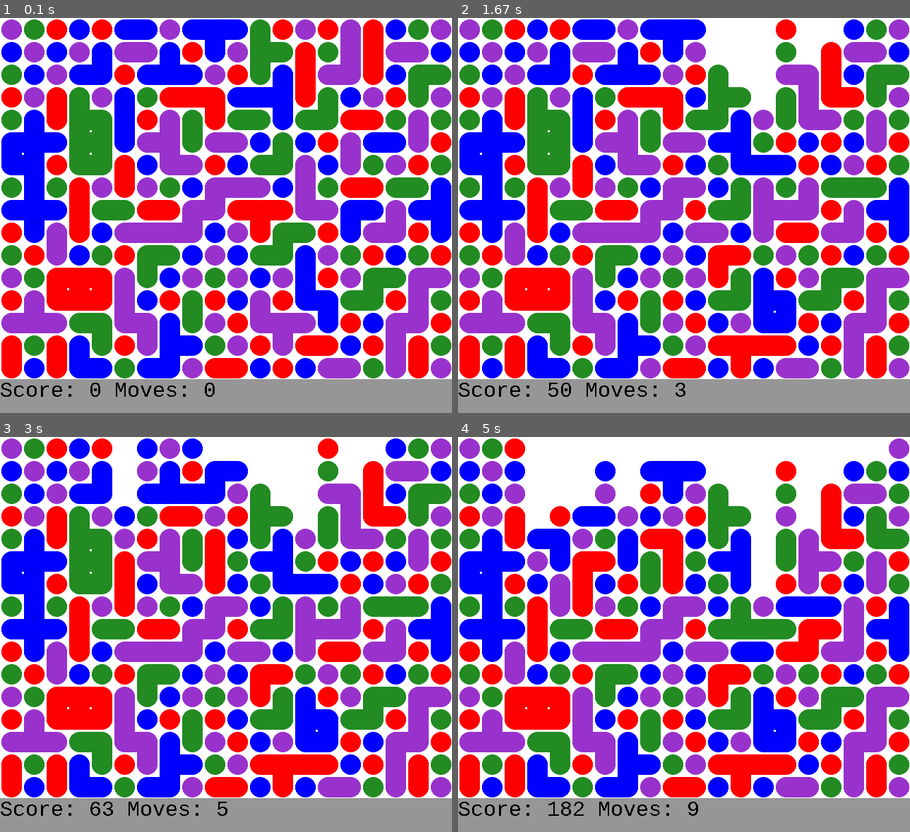
Above: before the commit, frames 1-4 (two rows, left to right).
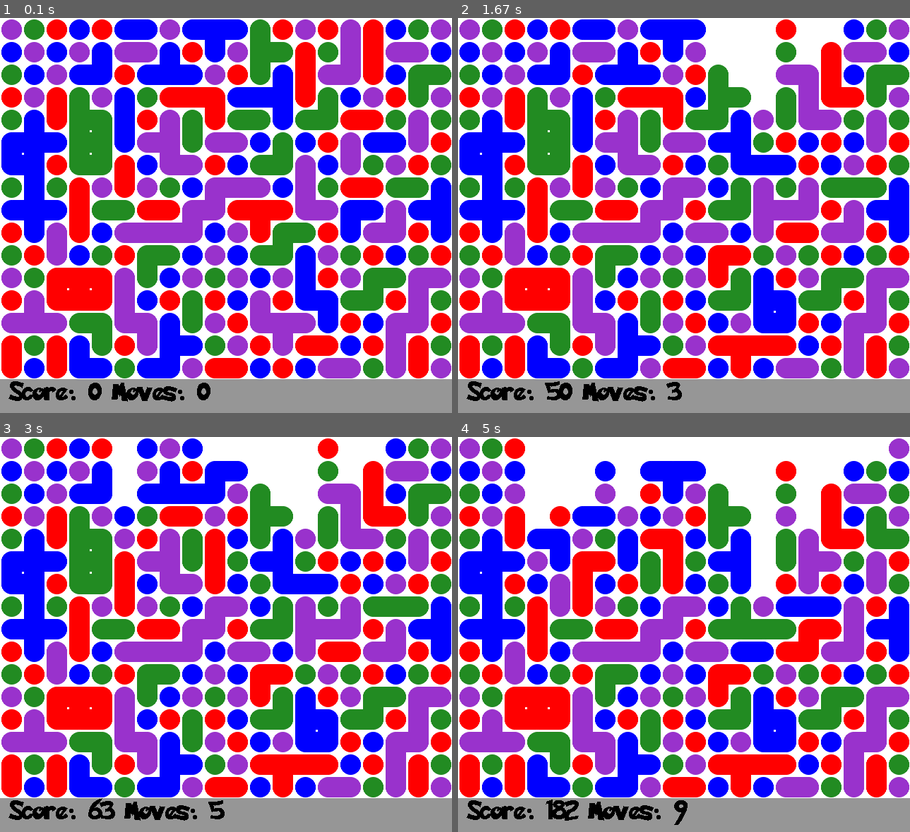
Above: after the commit, the same moments.

Repository: opethe1st/SameGame
Game: pygame game, started from Gui.py
The game is run twice, just before and just after one commit, with the same random seed, the same clock (stepped at 60 frames per second) and the same inputs. The source is Python 2; it was converted automatically to run under Python 3.
Inputs (mouse positions are in pixels of both pictures, inside the frame that each line leads up to):
- Up to frame 1 (0.1 s): no input
- Up to frame 2 (1.67 s): click (828, 203) at 0.38 s; click (729, 302) at 0.83 s; move the mouse to (751, 77) at 1.13 s; click (751, 77) at 1.33 s
- Up to frame 3 (3 s): click (117, 555) at 1.88 s; move the mouse to (212, 567) at 2.23 s; click (212, 567) at 2.47 s; move the mouse to (162, 551) at 2.83 s
- Up to frame 4 (5 s): click (620, 551) at 3.07 s; move the mouse to (801, 598) at 3.43 s; click (801, 598) at 3.67 s; click (846, 602) at 4.27 s; move the mouse to (552, 559) at 4.63 s; click (552, 559) at 4.87 s

The runs differ from the first frame. In frame 1, 0.9% of the frame differs, in the area x 0-48%, y 91-98%; in frame 2, 1.0%; in frame 3, 1.0%; in frame 4, 1.2%, in the area x 0-54%, y 91-99%.

Commit message:
Include Fonts

Diff:
--- a/Gui.py
+++ b/Gui.py
@@ -46,15 +46,19 @@
 def displayscore(board):
     pygame.draw.rect(screen, (150,150,150), (0,512,640,48), 0)
     pygame.font.init()
-    myfont = pygame.font.SysFont('monospace', 30)
-    textsurface = myfont.render('Score: %s Moves: %s'%(board.score,board.nmoves), False, (0, 0, 0),(150,150,150)).convert()
+    myfont = pygame.font.Font("Fonts/pokemon/Pokemon Solid.ttf", 30)
+    textsurface = myfont.render(' Score: %s Moves: %s'%(board.score,board.nmoves), False, (0, 0, 0),(150,150,150)).convert()
     screen.blit(textsurface,(0,512))
     pygame.display.update()
 
 
 if __name__ == "__main__":
+    WIDTH = 20
+    HEIGHT =16
+    SCREEN_WIDTH = DIAMETER*WIDTH
+    SCREEN_HEIGHT = DIAMETER*HEIGHT + 48
     pygame.init()
-    screen = pygame.display.set_mode((640,560))
+    screen = pygame.display.set_mode((SCREEN_WIDTH,SCREEN_HEIGHT))
     pygame.display.set_caption('Same!')
     board = Board(width=20,height=16)
     board.initBoard()
@@ -75,7 +79,8 @@
         if board.isGameOver():
             pygame.display.set_caption('Results!')
             pygame.font.init()
-            myfont = pygame.font.SysFont('Times New Roman', 30)
-            textsurface = myfont.render(' GAME OVER Score: %s Moves: %s'%(board.score,board.nmoves), True, (0, 0, 0))
-            screen.blit(textsurface,(150,50))
+            myfont = pygame.font.Font("Fonts/pokemon/Pokemon Solid.ttf", 30)
+            textsurface = myfont.render('GAME OVER !!', True, BLACK)
+            text_rect = textsurface.get_rect(center=(SCREEN_WIDTH/2, (SCREEN_HEIGHT-32)/2))
+            screen.blit(textsurface,text_rect)
             pygame.display.update()
